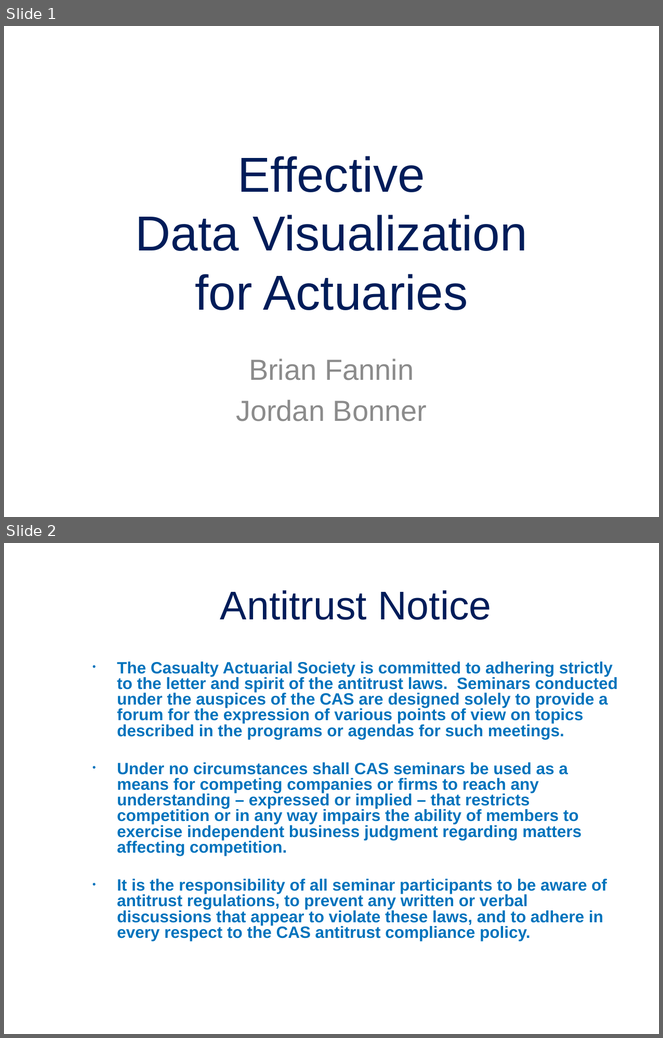
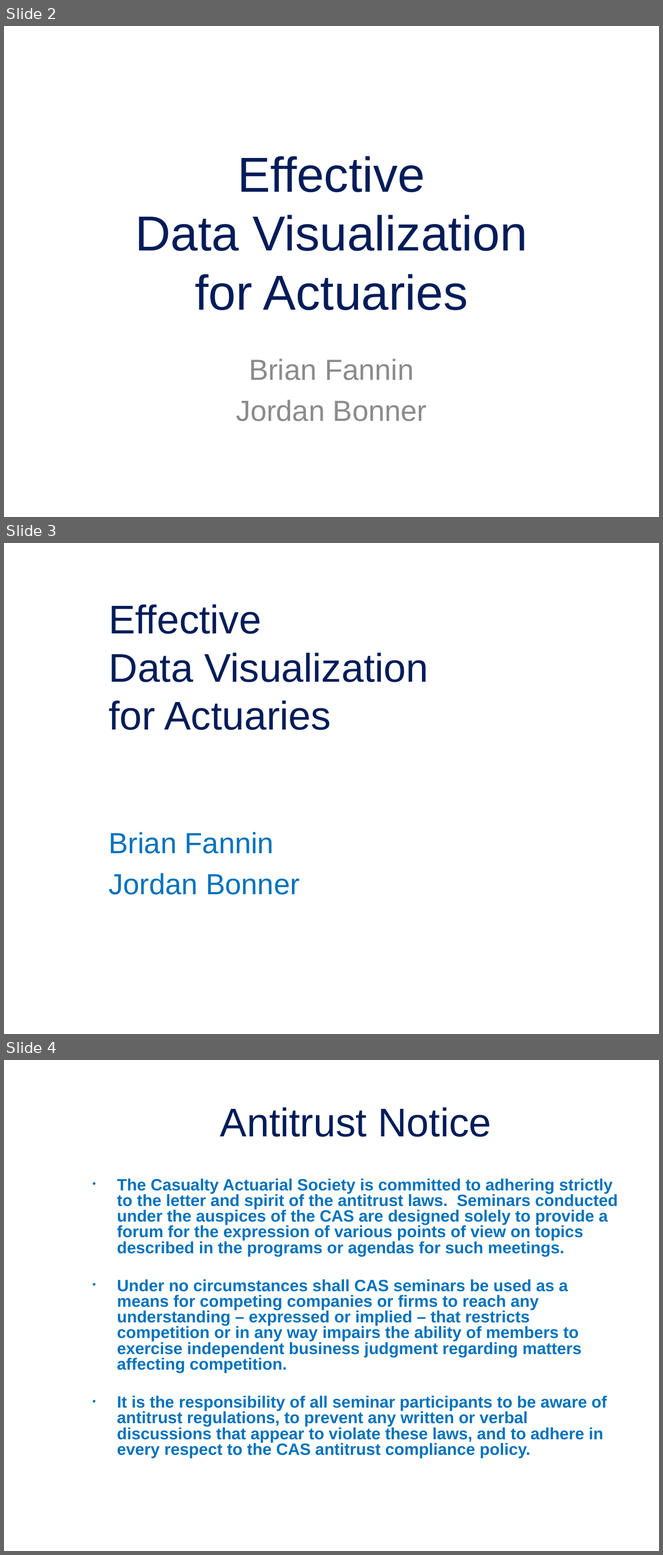
Before and after one commit to jordan-bonner/CAS_Spr23, a slide deck: Presentation Slides/Effective Data Visualization for Actuaries.pptx. Shown one above the other, each under a label of ours: slides 1 and 2 before the commit, slides 2, 3 and 4 after it. The pictures are 663x1038 and 663x1555 pixels, drawn with LibreOffice and Linux fonts; fonts in the diff are those of the drawing; background and template pictures are left out. Boxes give left, top, right and bottom in pixels: in the first picture for what was removed or moved away, otherwise in the second. Text is boxed around its words. In the diff, an @@ line names an element or a change of style, - is before the commit and + after.

```diff
--- a/Presentation Slides/Effective Data Visualization for Actuaries.pptx
+++ b/Presentation Slides/Effective Data Visualization for Actuaries.pptx
@@ slide 3 added at <box>4,543,659,1034</box>, background picture (left out) @@
@@ title added at <box>109,604,428,730</box>, 44 pt, text #001C59 @@
+Effective
+Data Visualization
+for Actuaries
@@ subtitle added at <box>109,832,300,895</box>, 32 pt, text #0072BC @@
+Brian Fannin
+Jordan Bonner
@@ what was slide 1 is now slide 2 @@
@@ what was slide 2 is now slide 4 @@
```
Also in this commit, not shown: 20 other slides added, 1 other file.
